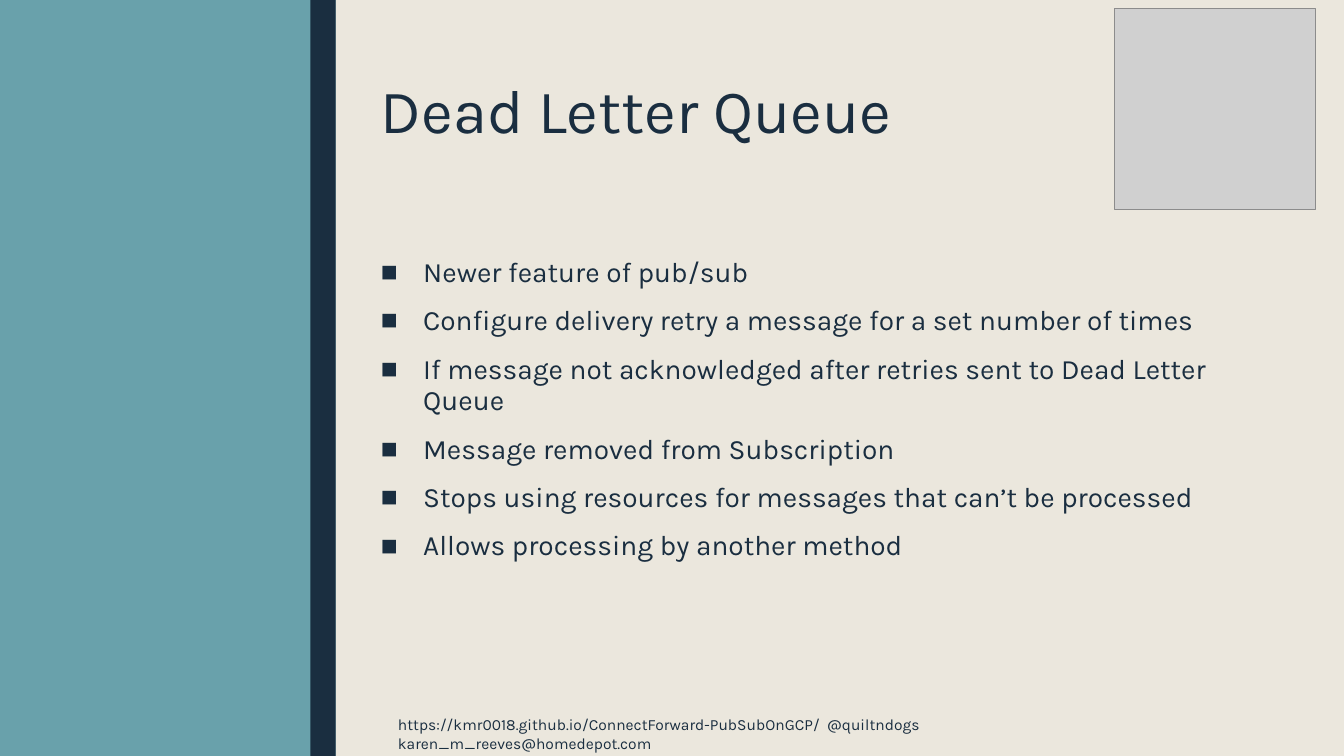
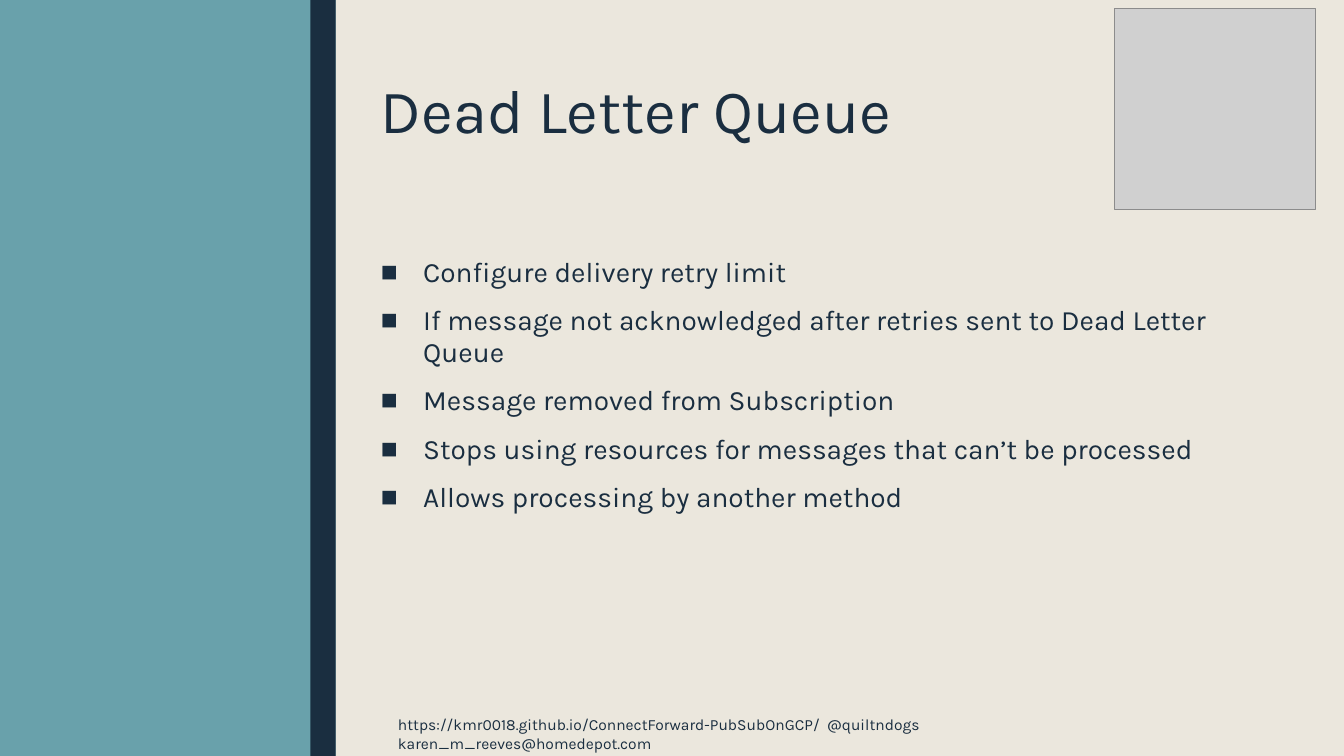
Before and after one commit to kmr0018/ConnectForward-PubSubOnGCP, a slide deck: slide 12 of PubSubGcpPresentation.pptx (slide 14 before the commit). Drawn at 1344x756 pixels with LibreOffice and Linux fonts; fonts in the diff are those of the drawing; grey boxes stand for pictures. Boxes give left, top, right and bottom in pixels: in the first picture for what was removed or moved away, otherwise in the second. Text is boxed around its words. In the diff, an @@ line names an element or a change of style, - is before the commit and + after.

```diff
--- a/PubSubGcpPresentation.pptx
+++ b/PubSubGcpPresentation.pptx
@@ text at [423, 262, 786, 289]: text changed @@
-■ Newer feature of pub/sub
-■ Configure delivery retry a message for a set number of times
+■ Configure delivery retry limit
```
Also in this commit, not shown: 9 other slides changed, 2 slides removed, 1 other file.
